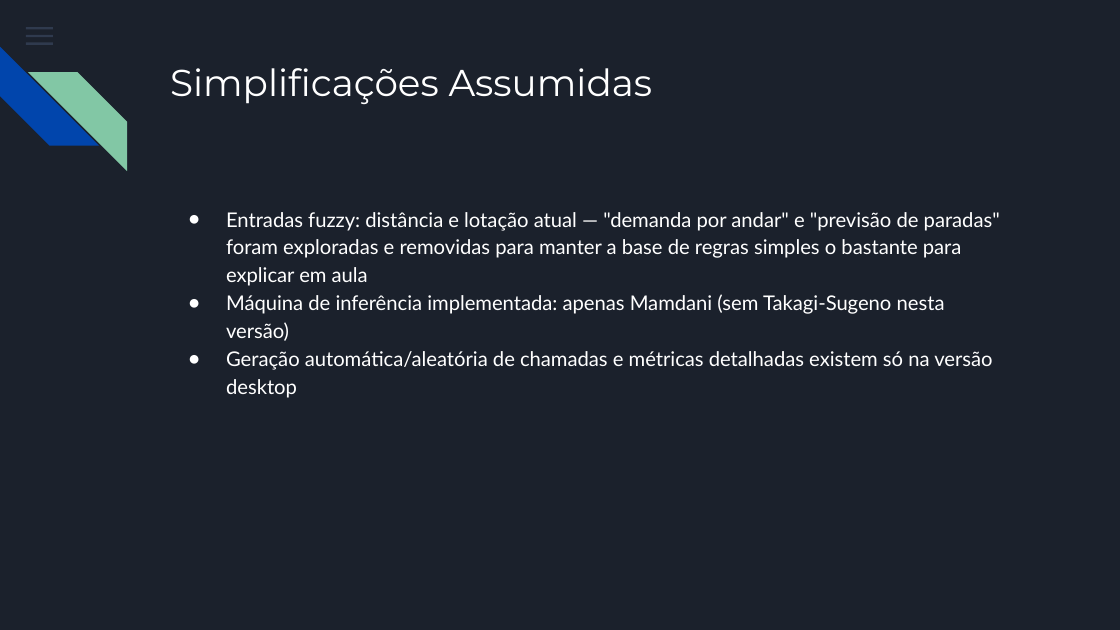
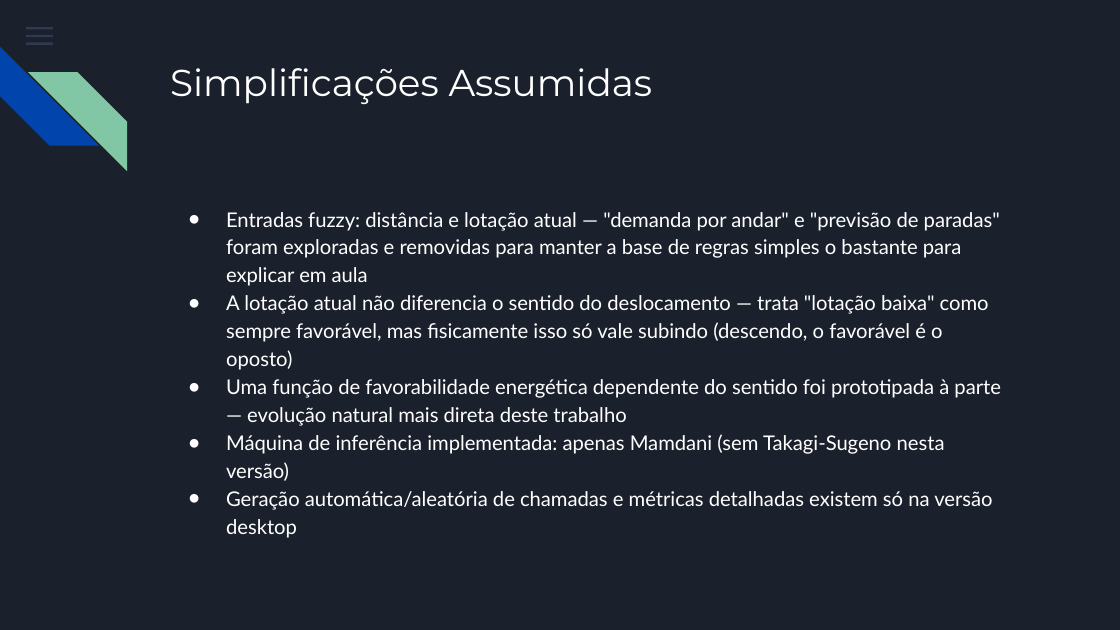
Before and after one commit to Henriqueanjos12/elevadores-fuzzy-web, a slide deck: slide 16 of Apresentacao_Elevadores_Fuzzy_Web.pptx (slide 15 before the commit). Drawn at 1120x630 pixels with LibreOffice and Linux fonts; fonts in the diff are those of the drawing. Boxes give left, top, right and bottom in pixels: in the first picture for what was removed or moved away, otherwise in the second. Text is boxed around its words. In the diff, an @@ line names an element or a change of style, - is before the commit and + after.

```diff
--- a/Apresentacao_Elevadores_Fuzzy_Web.pptx
+++ b/Apresentacao_Elevadores_Fuzzy_Web.pptx
@@ text at [226, 295, 1001, 426]: paragraphs added @@
+● A lotação atual não diferencia o sentido do deslocamento — trata "lotação baixa" como sempre favorável, mas fisicamente isso só vale subindo (descendo, o favorável é o oposto)
+● Uma função de favorabilidade energética dependente do sentido foi prototipada à parte — evolução natural mais direta deste trabalho
```
Also in this commit, not shown: 3 other slides changed, 1 slide added.
